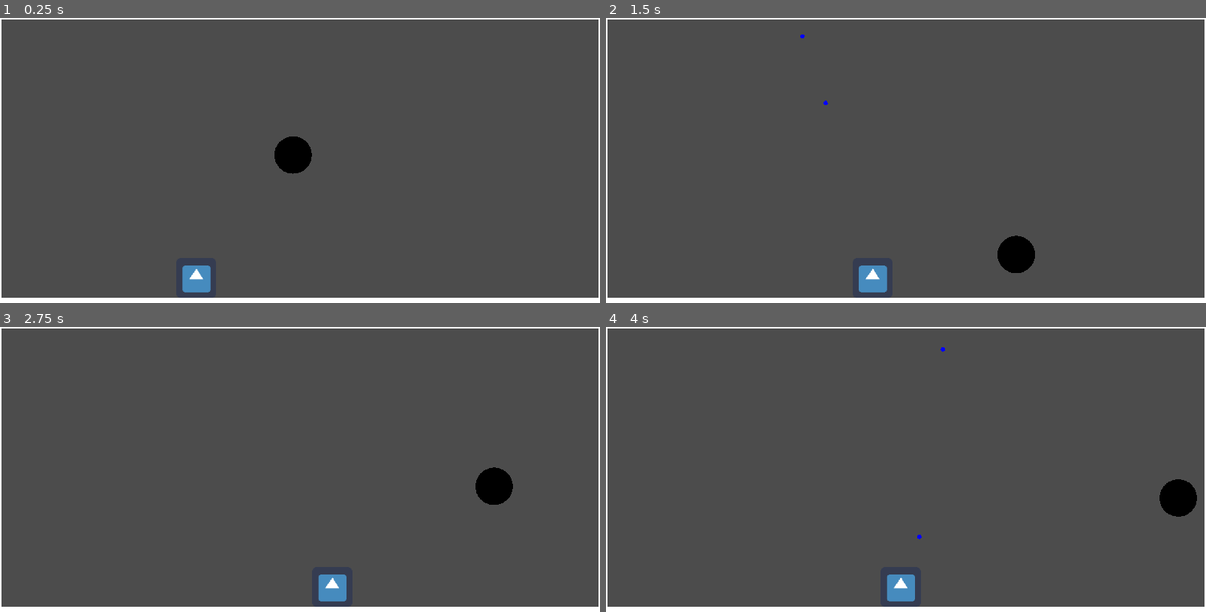
Above: before the commit, frames 1-4 (two rows, left to right).
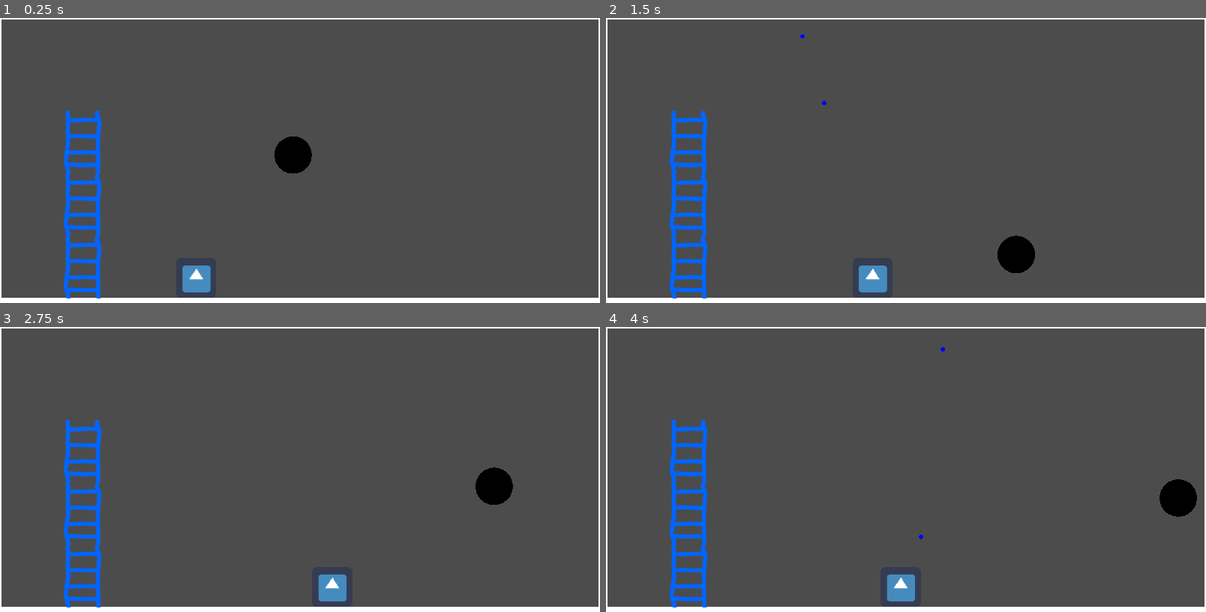
Above: after the commit, the same moments.

Repository: MaeIsBad/pang
Game: Godot game, scene res://UI/Main.tscn
The game is run twice, just before and just after one commit, with the same random seed, the same clock (stepped at 60 frames per second) and the same inputs. The engine's default icon, where the game draws it, is replaced by a stand-in: a white triangle on a blue panel in a dark square. Sound files missing from this copy of the repository are replaced by a short silence.
Inputs:
- Up to frame 1 (0.25 s): no input
- Up to frame 2 (1.5 s): tap Enter (ui_accept) at 0.5, 0.77 s; hold Right (ui_right) 0.53-1.28 s; hold Down (ui_down) from 1.28 s (still down)
- Up to frame 3 (2.75 s): tap Enter (ui_accept) at 1.52 s; release Down (ui_down) at 2.03 s; hold Right (ui_right) from 2.03 s (still down)
- Up to frame 4 (4 s): release Right (ui_right) at 2.78 s; hold Up (ui_up) 2.78-3.53 s; tap Enter (ui_accept) at 3.02, 3.77 s; hold Left (ui_left) from 3.53 s (still down)

The runs differ from the first frame. In frame 1, 2.0% of the frame differs, in the area x 10-17%, y 32-99%; in frame 2, 2.0%; in frame 3, 2.0%; in frame 4, 2.0%, in the area x 10-53%, y 32-99%.

Commit message:
Add ladders(with a placeholder texture)

Diff:
--- a/Ball/Ball.tscn
+++ b/Ball/Ball.tscn
@@ -10,7 +10,8 @@
 radius = 40.0
 
 [node name="Ball" type="RigidBody2D"]
-collision_layer = 0
+collision_layer = 4
+collision_mask = 3
 physics_material_override = SubResource( 3 )
 gravity_scale = 3.0
 contacts_reported = 4
--- /dev/null
+++ b/MapElements/Ladder.gd
@@ -0,0 +1,23 @@
+class_name Ladder
+extends Area2D
+tool
+
+export var height: float = 50.0 setget set_height
+func set_height(val: float):
+	if($CollisionShape2D == null):
+		yield(self,"ready")
+	var col_shape: RectangleShape2D = ($CollisionShape2D.shape as RectangleShape2D)
+	height = val
+	$Sprite.region_rect.size.y = height
+	col_shape.extents = Vector2(col_shape.extents.x, height/2.0)
+	if not Engine.editor_hint:
+		$LadderTop.position.y = (height/2.0)
+		$LadderBot.position.y = -(height/2.0)
+
+func body_entered(body):
+	if body.has_method("ladder_entered"):
+		body.ladder_entered(self)
+
+func body_exited(body):
+	if body.has_method("ladder_exited"):
+		body.ladder_exited(self)
--- /dev/null
+++ b/MapElements/Ladder.tscn
@@ -0,0 +1,42 @@
+[gd_scene load_steps=5 format=2]
+
+[ext_resource path="res://Assets/ladder.png" type="Texture" id=1]
+[ext_resource path="res://MapElements/Ladder.gd" type="Script" id=2]
+
+[sub_resource type="RectangleShape2D" id=1]
+extents = Vector2( 29, 25 )
+
+[sub_resource type="RectangleShape2D" id=2]
+extents = Vector2( 29, 1 )
+
+[node name="Ladder" type="Area2D"]
+scale = Vector2( 2, 2 )
+collision_layer = 0
+collision_mask = 2
+script = ExtResource( 2 )
+
+[node name="Sprite" type="Sprite" parent="."]
+texture = ExtResource( 1 )
+region_enabled = true
+region_rect = Rect2( 0, 0, 100, 50 )
+
+[node name="CollisionShape2D" type="CollisionShape2D" parent="."]
+position = Vector2( -1, 0.5 )
+shape = SubResource( 1 )
+
+[node name="LadderTop" type="StaticBody2D" parent="."]
+collision_layer = 8
+collision_mask = 0
+
+[node name="TopCol" type="CollisionShape2D" parent="LadderTop"]
+shape = SubResource( 2 )
+
+[node name="LadderBot" type="StaticBody2D" parent="."]
+collision_layer = 8
+collision_mask = 0
+
+[node name="BottomCol" type="CollisionShape2D" parent="LadderBot"]
+shape = SubResource( 2 )
+
+[connection signal="body_entered" from="." to="." method="body_entered"]
+[connection signal="body_exited" from="." to="." method="body_exited"]
--- a/Maps/Level.tscn
+++ b/Maps/Level.tscn
@@ -18,6 +18,7 @@
 scale = Vector2( 2, 2 )
 
 [node name="Walls" type="StaticBody2D" parent="."]
+collision_mask = 0
 script = ExtResource( 3 )
 __meta__ = {
 "_edit_lock_": true
--- a/Maps/TestMap.tscn
+++ b/Maps/TestMap.tscn
@@ -1,6 +1,7 @@
-[gd_scene load_steps=3 format=2]
+[gd_scene load_steps=4 format=2]
 
 [ext_resource path="res://Ball/Ball.tscn" type="PackedScene" id=1]
+[ext_resource path="res://MapElements/Ladder.tscn" type="PackedScene" id=2]
 [ext_resource path="res://Maps/Level.tscn" type="PackedScene" id=3]
 
 [node name="Level" instance=ExtResource( 3 )]
@@ -16,3 +17,7 @@
 [node name="Camera2D" parent="." index="3"]
 current = true
 editor_draw_screen = false
+
+[node name="Ladder" parent="." index="4" instance=ExtResource( 2 )]
+position = Vector2( 269, 598 )
+height = 300.0
--- a/Player/Player.gd
+++ b/Player/Player.gd
@@ -2,8 +2,16 @@
 class_name Player
 
 signal touched_ball(Ball)
+enum State {Walking, Climbing}
 
+var state = State.Walking
 var snapped_to_ground = false
+
+# The ladder the player is standing on
+var ladder: Ladder = null
+
+const UP = Vector2(0.0, -1.0)
+
 # Returns true if found a ground to snap to
 func snap_to_ground() -> bool:
 	var col = get_world_2d().direct_space_state.intersect_ray(position,Vector2(0.0,10.0),[self])
@@ -16,21 +24,58 @@
 
 var bullet_scn = load("res://Player/Bullet.tscn")
 
-func _process(_delta):
-	if Input.is_action_pressed("ui_right"):
-	# warning-ignore:return_value_discarded
-		move_and_slide(Vector2(300.0,0.0))
-	if Input.is_action_pressed("ui_left"):
-	# warning-ignore:return_value_discarded
-		move_and_slide(Vector2(-300.0,0.0))
+func _process(delta):
 	if Input.is_action_just_pressed("ui_accept"):
 		var bullet = bullet_scn.instance()
 		bullet.position = position
 		get_parent().add_child(bullet)
 
+	if(state == State.Walking):
+		walking_process(delta)
+	if(state == State.Climbing):
+		climbing_process(delta)
 	# Wait until you manage to find a ground to teleport to
 	if not snapped_to_ground:
 		snapped_to_ground = snap_to_ground()
 
+
+
+func switch_to_climbing():
+	assert(ladder != null)
+	self.position.x = ladder.position.x
+	collision_mask = 1<<3
+	state = State.Climbing
+
+func switch_to_walking():
+	collision_mask = 1<<0
+	state = State.Walking
+
+func climbing_process(delta):
+	var can_start_walking = $Feet.is_colliding()
+	if Input.is_action_pressed("ui_up"):
+		move_and_slide(Vector2(0.0,-200.0), UP)
+	if Input.is_action_pressed("ui_down"):
+		move_and_slide(Vector2(0.0,200.0), UP)
+	if can_start_walking && (Input.is_action_pressed("ui_left") || Input.is_action_pressed("ui_right")):
+		switch_to_walking()
+
+func walking_process(_delta):
+	if Input.is_action_pressed("ui_right"):
+	# warning-ignore:return_value_discarded
+		move_and_slide(Vector2(300.0,0.0), UP)
+	if Input.is_action_pressed("ui_left"):
+	# warning-ignore:return_value_discarded
+		move_and_slide(Vector2(-300.0,0.0), UP)
+
+	var can_switch_to_climbing = self.ladder && abs(self.ladder.position.x - self.position.x) < 10
+	if (Input.is_action_pressed("ui_up") || Input.is_action_pressed("ui_down")) && can_switch_to_climbing:
+		self.switch_to_climbing()
+
 func touched_ball(ball: Ball):
 	emit_signal("touched_ball", ball)
+
+func ladder_entered(l_entered: Ladder):
+	self.ladder = l_entered
+
+func ladder_exited(_ladder: Ladder):
+	self.ladder = null
--- a/Player/Player.tscn
+++ b/Player/Player.tscn
@@ -16,6 +16,7 @@
 
 [node name="Player" type="KinematicBody2D"]
 z_index = 100
+collision_layer = 2
 script = ExtResource( 2 )
 
 [node name="AnimatedSprite" type="AnimatedSprite" parent="."]
@@ -23,3 +24,8 @@
 
 [node name="CollisionShape2D" type="CollisionShape2D" parent="."]
 shape = SubResource( 2 )
+
+[node name="Feet" type="RayCast2D" parent="."]
+position = Vector2( 0, 32 )
+enabled = true
+cast_to = Vector2( 0, 5 )
--- a/project.godot
+++ b/project.godot
@@ -19,6 +19,11 @@
 "language": "GDScript",
 "path": "res://Player/Bullet.gd"
 }, {
+"base": "Area2D",
+"class": "Ladder",
+"language": "GDScript",
+"path": "res://MapElements/Ladder.gd"
+}, {
 "base": "KinematicBody2D",
 "class": "Player",
 "language": "GDScript",
@@ -27,6 +32,7 @@
 _global_script_class_icons={
 "Ball": "",
 "Bullet": "",
+"Ladder": "",
 "Player": ""
 }
 
@@ -48,6 +54,13 @@
 scene=false
 default=false
 
+[layer_names]
+
+2d_physics/layer_1="Walls"
+2d_physics/layer_2="Player"
+2d_physics/layer_3="Ball"
+2d_physics/layer_4="Ladder"
+
 [physics]
 
 common/enable_pause_aware_picking=true
Binary file added: Assets/ladder.png
Not shown, added: Assets/ladder.png.import
